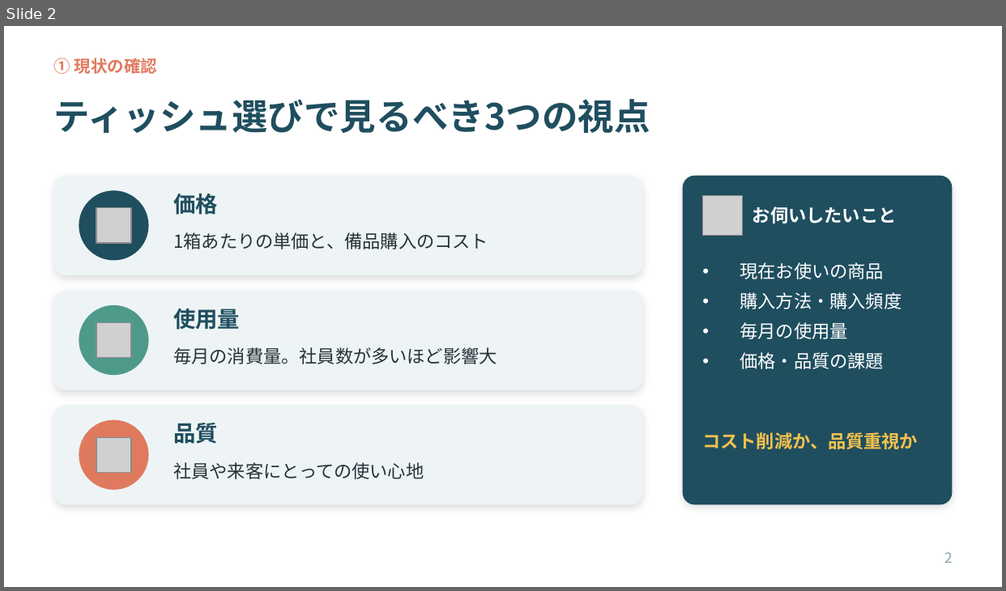
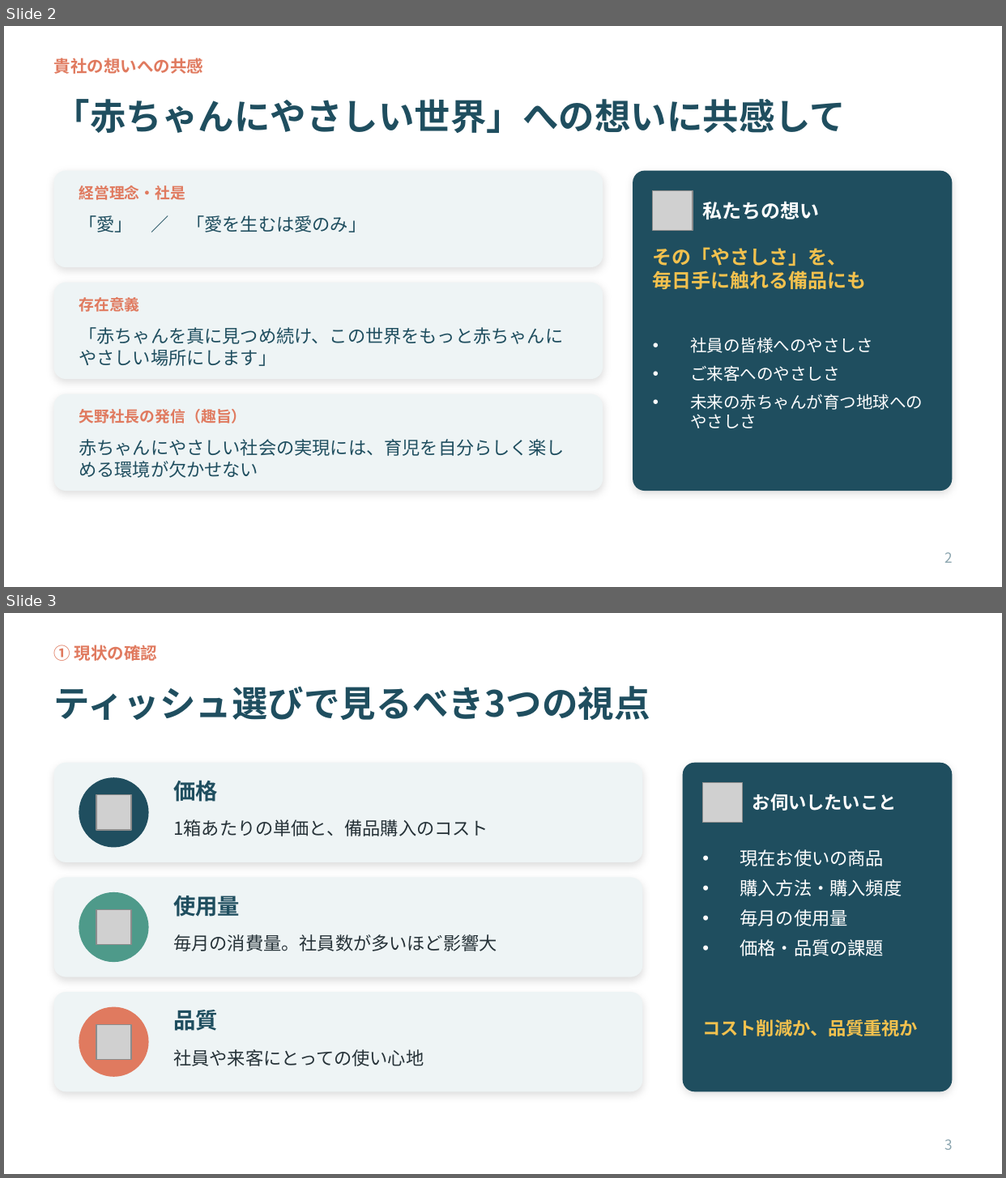
Before and after one commit to ha19870907-a11y/turbo-disco, a slide deck: tissue_sales_roleplay.pptx. Shown one above the other, each under a label of ours: slide 2 before the commit, slides 2 and 3 after it. The pictures are 1006x591 and 1006x1178 pixels, drawn with LibreOffice and Linux fonts; fonts in the diff are those of the drawing; grey boxes stand for pictures. Boxes give left, top, right and bottom in pixels: in the first picture for what was removed or moved away, otherwise in the second. Text is boxed around its words. In the diff, an @@ line names an element or a change of style, - is before the commit and + after.

```diff
--- a/tissue_sales_roleplay.pptx
+++ b/tissue_sales_roleplay.pptx
@@ slide 2 added at (4, 26, 1002, 587), background #FFFFFF @@
@@ text added at (54, 58, 204, 74), 12 pt, text #E07A5F, bold @@
+貴社の想いへの共感
@@ title added at (54, 99, 846, 133), 26 pt, text #1F4E5F, bold @@
+「赤ちゃんにやさしい世界」への想いに共感して
@@ rounded rectangle added at (54, 171, 603, 267), fill #EEF4F5 @@
@@ rounded rectangle added at (633, 171, 952, 491), fill #1F4E5F @@
@@ text added at (79, 186, 185, 200), 11 pt, text #E07A5F, bold @@
+経営理念・社是
@@ picture added at (653, 190, 692, 231) @@
@@ text added at (79, 216, 366, 233), 13 pt, text #1F4E5F @@
+「愛」 ／ 「愛を生むは愛のみ」
@@ text added at (702, 201, 819, 220), 14 pt, text #FFFFFF, bold @@
+私たちの想い
@@ text added at (653, 247, 867, 290), 14 pt, text #F2C14E, bold @@
+その「やさしさ」を、
+毎日手に触れる備品にも
@@ rounded rectangle added at (54, 283, 603, 379), fill #EEF4F5 @@
@@ text added at (79, 297, 139, 312), 11 pt, text #E07A5F, bold @@
+存在意義
@@ text added at (79, 327, 563, 366), 13 pt, text #1F4E5F @@
+「赤ちゃんを真に見つめ続け、この世界をもっと赤ちゃんにやさしい場所にします」
@@ text added at (690, 337, 923, 429), 12 pt, text #FFFFFF @@
+• 社員の皆様へのやさしさ
+• ご来客へのやさしさ
+• 未来の赤ちゃんが育つ地球へのやさしさ
@@ rounded rectangle added at (54, 395, 603, 491), fill #EEF4F5 @@
@@ text added at (79, 409, 246, 424), 11 pt, text #E07A5F, bold @@
+矢野社長の発信（趣旨）
@@ text added at (79, 439, 564, 478), 13 pt, text #1F4E5F @@
+赤ちゃんにやさしい社会の実現には、育児を自分らしく楽しめる環境が欠かせない
@@ page number added at (944, 552, 953, 563), 10 pt, text #8AA4AE @@
+2
@@ what was slide 2 is now slide 3 @@
@@ page number at (944, 1139, 953, 1150): text changed @@
-2
+3
```
Also in this commit, not shown: 4 slides changed, 1 other slide added, 1 slide removed.
